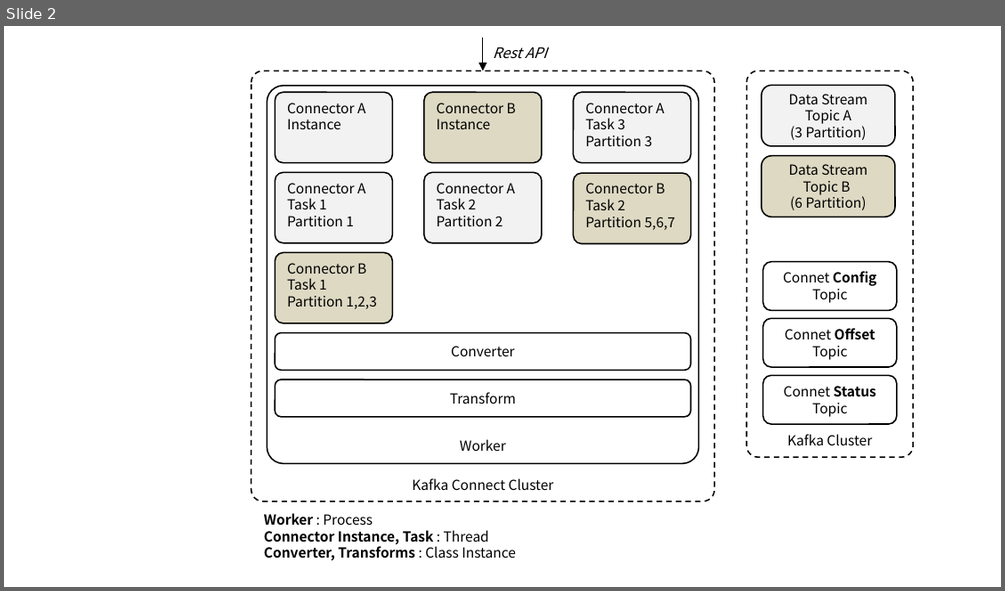
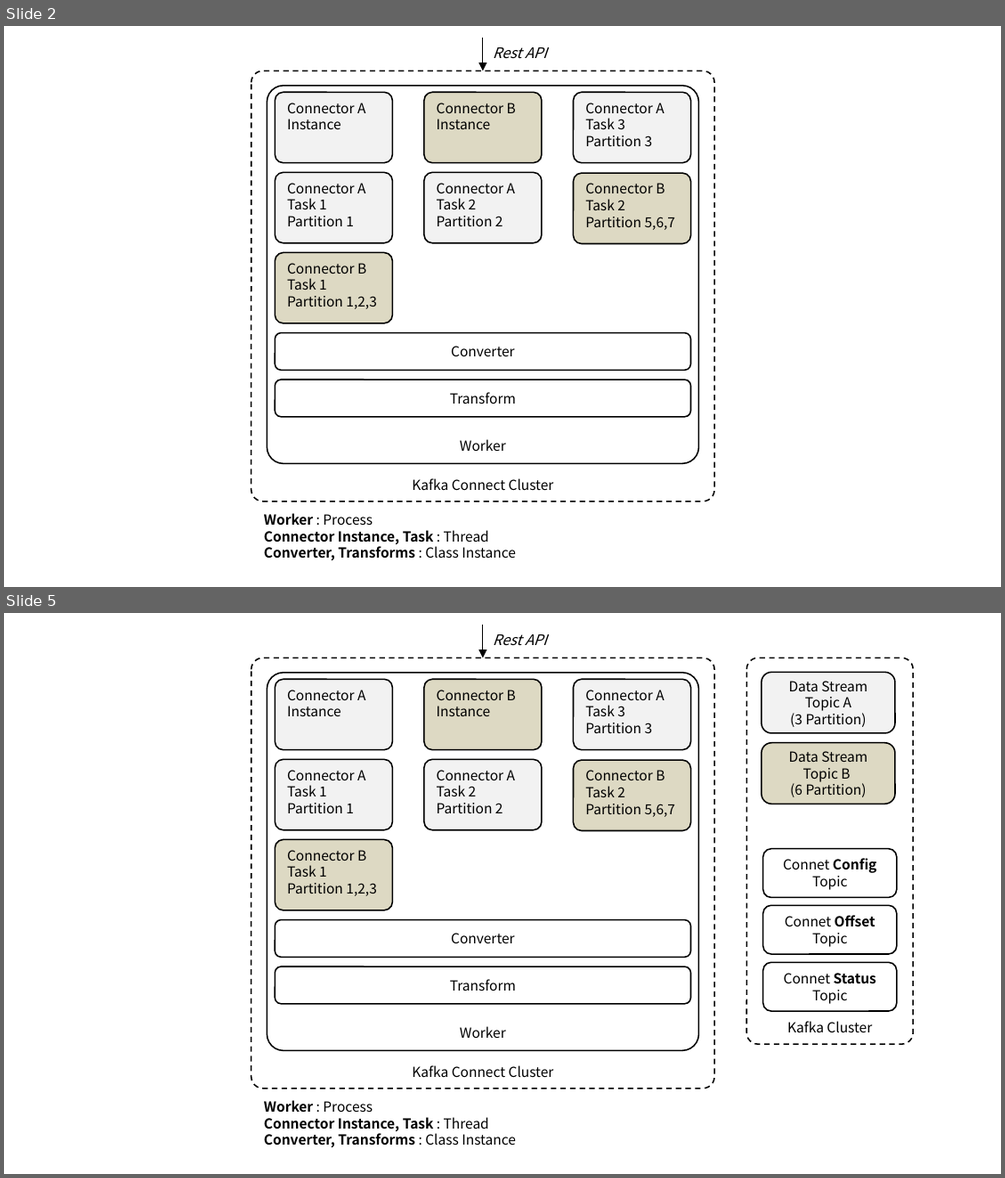
Before and after one commit to ssup2/blog-software, a slide deck: content/docs/theory-analysis/kafka-connect/images/images.pptx. Shown one above the other, each under a label of ours: slide 2 before the commit, slides 2 and 5 after it; the slides between them are not shown. The pictures are 1005x591 and 1005x1178 pixels, drawn with LibreOffice and Linux fonts; fonts in the diff are those of the drawing. Boxes give left, top, right and bottom in pixels: in the first picture for what was removed or moved away, otherwise in the second. Text is boxed around its words. In the diff, an @@ line names an element or a change of style, - is before the commit and + after.

```diff
--- a/content/docs/theory-analysis/kafka-connect/images/images.pptx
+++ b/content/docs/theory-analysis/kafka-connect/images/images.pptx
@@ slide 2 added at box(4, 26, 1001, 587), background #FFFFFF @@
@@ arrow added from (483, 37) to (483, 70), #000000 0.75 pt @@
@@ text added at box(493, 47, 547, 58), 10.5 pt, text #000000, italic @@
+Rest API
@@ rounded rectangle added at box(251, 70, 715, 501), fill #FFFFFF, outline #000000 1 pt dashed, 10 pt, text #000000 @@
+Kafka Connect Cluster
@@ rounded rectangle added at box(267, 86, 699, 464), fill #FFFFFF, outline #000000 1 pt, 10 pt, text #000000 @@
+Worker
@@ rounded rectangle added at box(275, 92, 393, 162), fill #F2F2F2, outline #000000 1 pt, 10 pt, text #000000 @@
+Connector A
+Instance
@@ rounded rectangle added at box(424, 92, 542, 162), fill #DDD9C3, outline #000000 1 pt, 10 pt, text #000000 @@
+Connector B
+Instance
@@ rounded rectangle added at box(574, 92, 691, 162), fill #F2F2F2, outline #000000 1 pt, 10 pt, text #000000 @@
+Connector A
+Task 3
+Partition 3
@@ rounded rectangle added at box(275, 173, 393, 243), fill #F2F2F2, outline #000000 1 pt, 10 pt, text #000000 @@
+Connector A
+Task 1
+Partition 1
@@ rounded rectangle added at box(424, 173, 542, 243), fill #F2F2F2, outline #000000 1 pt, 10 pt, text #000000 @@
+Connector A
+Task 2
+Partition 2
@@ rounded rectangle added at box(574, 173, 691, 243), fill #DDD9C3, outline #000000 1 pt, 10 pt, text #000000 @@
+Connector B
+Task 2
+Partition 5,6,7
@@ rounded rectangle added at box(275, 252, 393, 323), fill #DDD9C3, outline #000000 1 pt, 10 pt, text #000000 @@
+Connector B
+Task 1
+Partition 1,2,3
@@ rounded rectangle added at box(275, 333, 691, 370), fill #FFFFFF, outline #000000 1 pt, 10 pt, text #000000 @@
+Converter
@@ rounded rectangle added at box(275, 380, 691, 417), fill #FFFFFF, outline #000000 1 pt, 10 pt, text #000000 @@
+Transform
@@ text added at box(264, 513, 516, 560), 10 pt, text #000000, bold @@
+Worker : Process
+Connector Instance, Task : Thread
+Converter, Transforms : Class Instance
@@ what was slide 2 is now slide 5 @@
```
Also in this commit, not shown: 1 slide changed, 3 other slides added, 4 other files.
